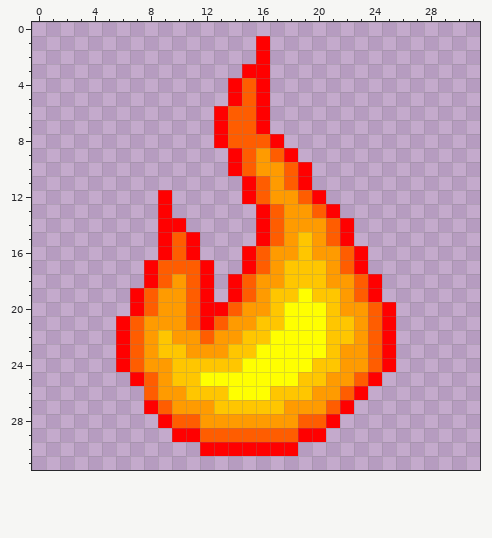
Pixel-art sprite, stored at img/feu_pos_2.png. The picture above is the old version.
The file is 32x32 pixels.
New version:
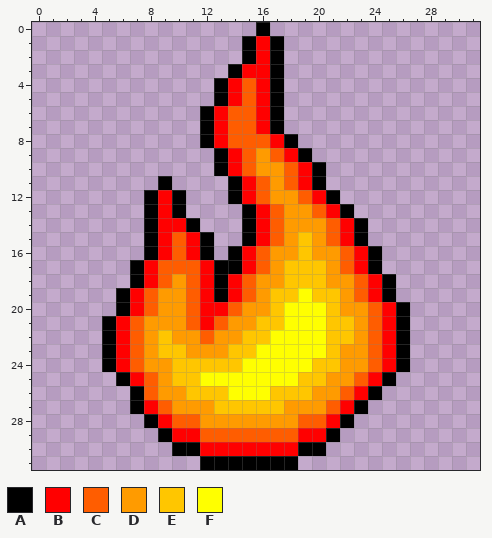
Palette (. is transparent): A #000000  B #ff0000  C #ff5d00  D #ff9b00  E #ffc600  F #ffff00
Message: modification contour sprite feu position 1 2 et 3
Diff:
y 0: x 16 . -> A
y 1..2: x 15 . -> A; x 17 . -> A
y 3: x 14 . -> A; x 17 . -> A
y 4..5: x 13 . -> A; x 17 . -> A
y 6..7: x 12 . -> A; x 17 . -> A
y 8: x 12 . -> A; x 18 . -> A
y 9: x 13 . -> A; x 19 . -> A
y 10: x 13 . -> A; x 20 . -> A
y 11: x 9 . -> A; x 14 . -> A; x 20 . -> A
y 12: x 8 . -> A; x 10 . -> A; x 14 . -> A; x 21 . -> A
y 13: x 8 . -> A; x 10 . -> A; x 15 . -> A; x 22 . -> A
y 14: x 8 . -> A; x 11 . -> A; x 15 . -> A; x 23 . -> A
y 15: x 8 . -> A; x 12 . -> A; x 15 . -> A; x 23 . -> A
y 16: x 8 . -> A; x 12 . -> A; x 14 . -> A; x 24 . -> A
y 17: x 7 . -> A; x 13..14 .. -> AA; x 24 . -> A
y 18: x 7 . -> A; x 13 . -> A; x 25 . -> A
y 19: x 6 . -> A; x 13 . -> A; x 25 . -> A
y 20: x 6 . -> A; x 26 . -> A
y 21..24: x 5 . -> A; x 26 . -> A
y 25: x 6 . -> A; x 25 . -> A
y 26: x 7 . -> A; x 24 . -> A
y 27: x 7 . -> A; x 23 . -> A
y 28: x 8 . -> A; x 22 . -> A
y 29: x 9 . -> A; x 21 . -> A
y 30: x 10..11 .. -> AA; x 19..20 .. -> AA
y 31: x 12..18 ....... -> AAAAAAA
Where, in picture pixels (left, top, right, bottom), the same in both pictures:
added: (102, 22, 410, 470)
